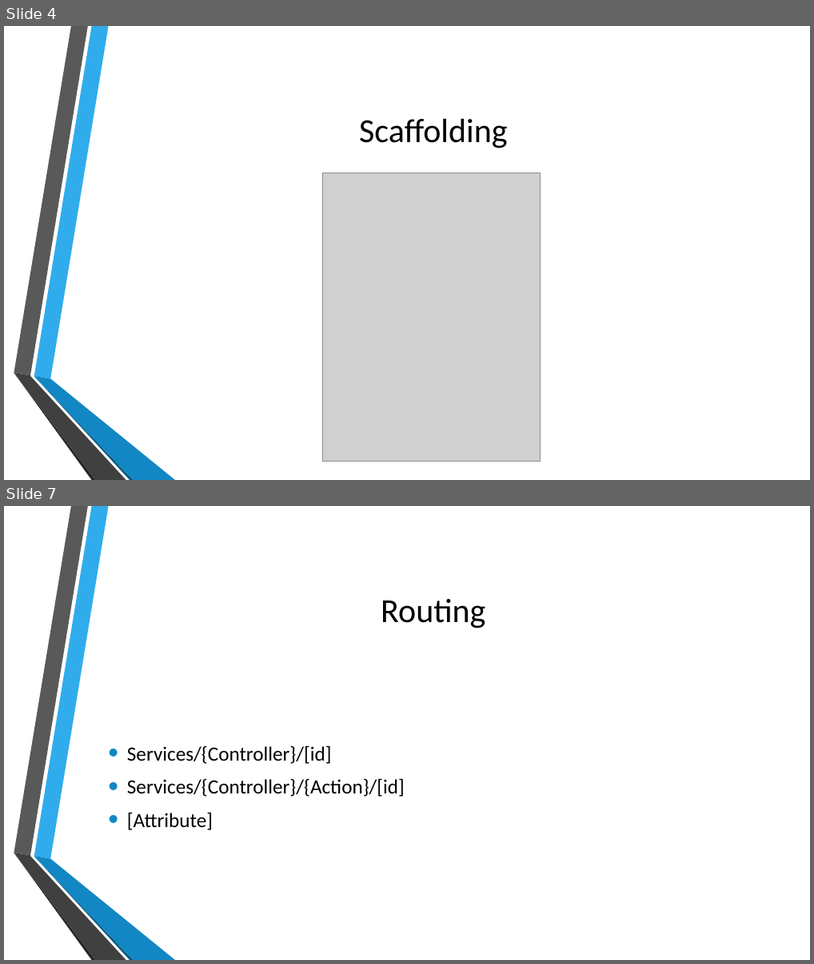
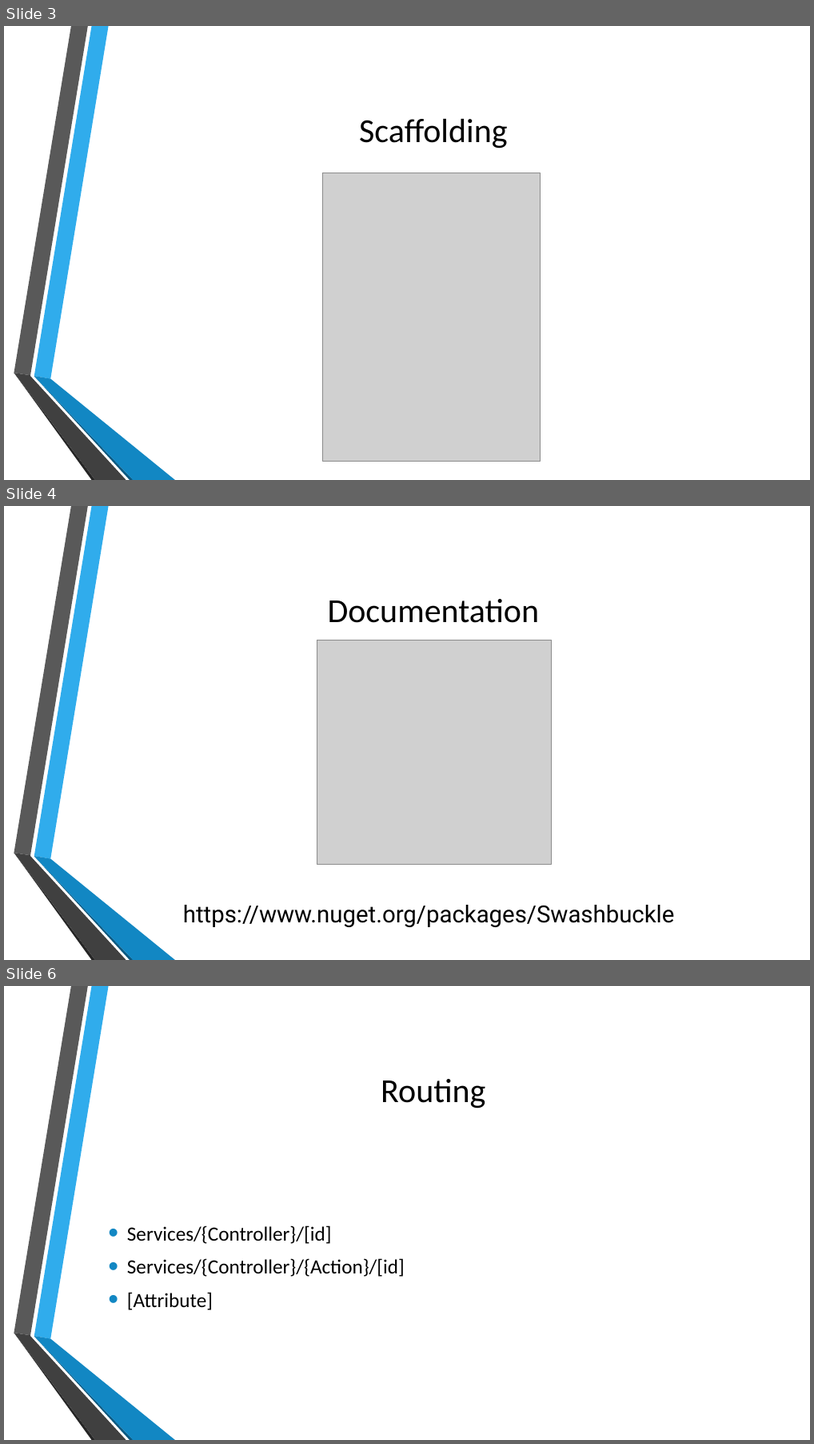
Before and after one commit to jwooley/RecipeWebApi, a slide deck: WebAPI and Data.pptx. Shown one above the other, each under a label of ours: slides 4 and 7 before the commit, slides 3, 4 and 6 after it; the slides between them are not shown. The pictures are 814x964 and 814x1444 pixels, drawn with LibreOffice and Linux fonts; fonts in the diff are those of the drawing; grey boxes stand for pictures; background and template pictures are left out. Boxes give left, top, right and bottom in pixels: in the first picture for what was removed or moved away, otherwise in the second. Text is boxed around its words. In the diff, an @@ line names an element or a change of style, - is before the commit and + after.

```diff
--- a/WebAPI and Data.pptx
+++ b/WebAPI and Data.pptx
@@ slide 4 added at (4,506,810,960), background picture (left out); not listed: 6 template elements that a slide beside it also shows @@
@@ title added at (328,599,540,623), 40 pt, text #000000 @@
+Documentation
@@ picture added at (318,640,552,864) @@
@@ text added at (183,904,675,927), 28 pt, text #000000 @@
+https://www.nuget.org/packages/Swashbuckle
@@ what was slide 4 is now slide 3 @@
@@ what was slide 7 is now slide 6 @@
```
Also in this commit, not shown: 3 slides changed, 2 slides removed, 1 other file.
